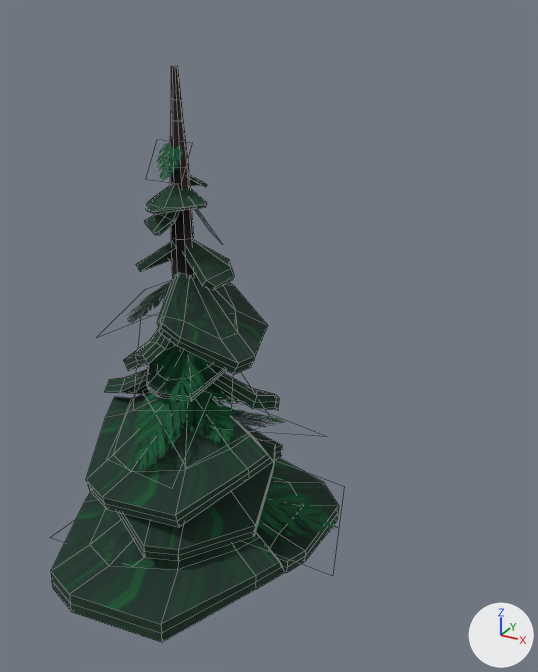
The Blender file LowPoly_Asset_Blend/C_Tree_tall.blend as it was, and as the next commit left it.
One viewpoint serves both versions: a 50 mm lens placed at (8.1, -11.31, 11.81), pointed at (0.11, 3.21, 4.55). The axes (+X, +Y, +Z) are drawn at lower right. The lights are the same throughout. Mesh edges are drawn as thin lines.

The older version as bpy lines, for what is in view:
```python
me_cube_002 = bpy.data.meshes.new('Cube.002')
me_cube_002.from_pydata(...)  # 884 vertices, 825 faces; spans x -7.8..7.5, y -7.0..7.7, z -1.2..24.0
# faces by material slot: [88, 728, 9]
me_cube_002.materials.append(mat_dark_bark)
me_cube_002.materials.append(mat_pine_leaf_whole)  # picture img_pine_leaf_texture_whole_2048_png
me_cube_002.materials.append(mat_pine_leaf_trans_001)  # picture img_pine_leaf_texture_trans_2048_png_001
ob_cube = bpy.data.objects.new('Cube', me_cube_002)
ob_cube.location = (0.0, 0.0, 0.0)
ob_cube.scale = (0.455, 0.455, 0.455)
_m = ob_cube.modifiers.new('Weld', 'WELD')
```
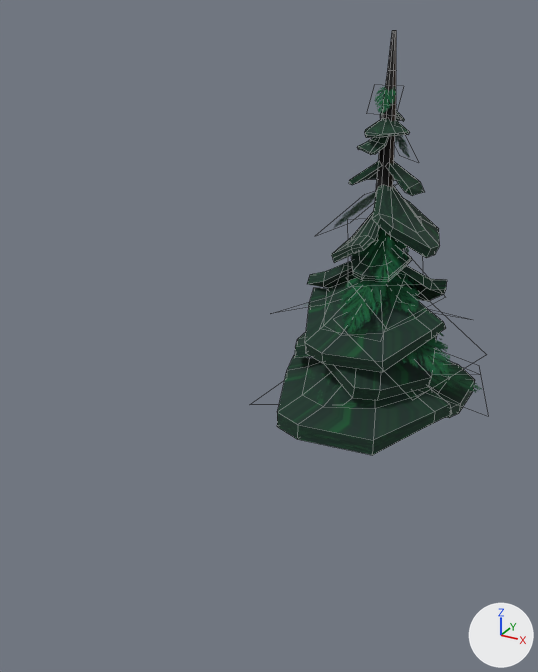
What differs and where, as boxes [x1, y1, x2, y2] in the pictures (538 x 672 px):
'Cube', reshaped, moved
    before: [51, 66, 339, 643]
    after: [277, 30, 482, 455]
part 1 of me_cube_002, cut back
    before: [51, 66, 339, 643]
    after: [277, 30, 475, 455]
part 2 of me_cube_002, recoloured
    before: [170, 121, 189, 168]
    after: [384, 70, 396, 105]

Edits to the bpy script that builds the scene:
```text
Add mat_dark_bark_002:
    mat_dark_bark_002 = bpy.data.materials.new('dark_bark.002')
    # uses the picture img_dark_bark_normal_2048_png
    # uses the picture img_dark_bark_texture_2048_png_001
Change me_cube_002:
    used by ob_cube; location = (0.0, 0.0, 0.0); scale = (0.455, 0.455, 0.455)
    remove me_cube_002.from_pydata(...)  # 884 vertices, 825 faces; spans x -7.8..7.5, y -7.0..7.7, z -1.2..24.0
    add me_cube_002.from_pydata(...)  # 722 vertices, 655 faces; spans x -7.9..7.5, y -7.0..8.0, z -1.2..24.0
    me_cube_002 part 1
    176 vertices are removed from x -5.5..5.5, y -7.0..7.6, z 1.4..22.7
    335 faces are deleted
    14 vertices are added at x -7.9..6.8, y -5.3..8.0, z 2.2..15.4
    24 new faces join them, mat_dark_bark_002
    138 new faces join them, mat_pine_leaf_whole (picture img_pine_leaf_texture_whole_2048_png)
    3 new faces join them, mat_pine_leaf_trans_001 (picture img_pine_leaf_texture_trans_2048_png_001)
    me_cube_002 part 2: 24 faces spanning x -1.6..1.6, y -1.6..1.6, z -1.2..24.0 switch from mat_dark_bark to mat_dark_bark_002
Change ob_cube:
    ob_cube.location: (0.0, 0.0, 0.0) -> (1.31, 7.36, 0.43)
```
